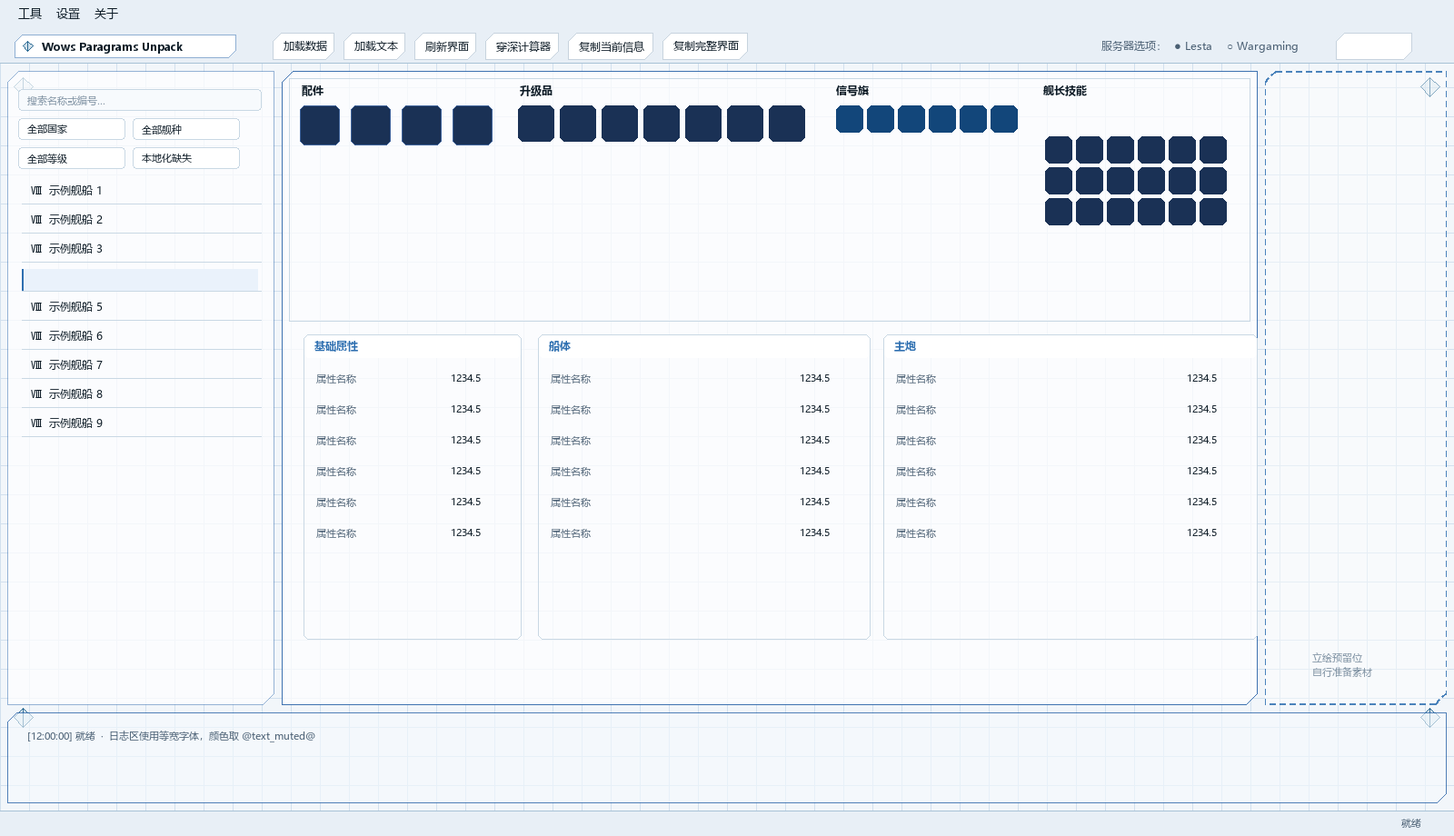
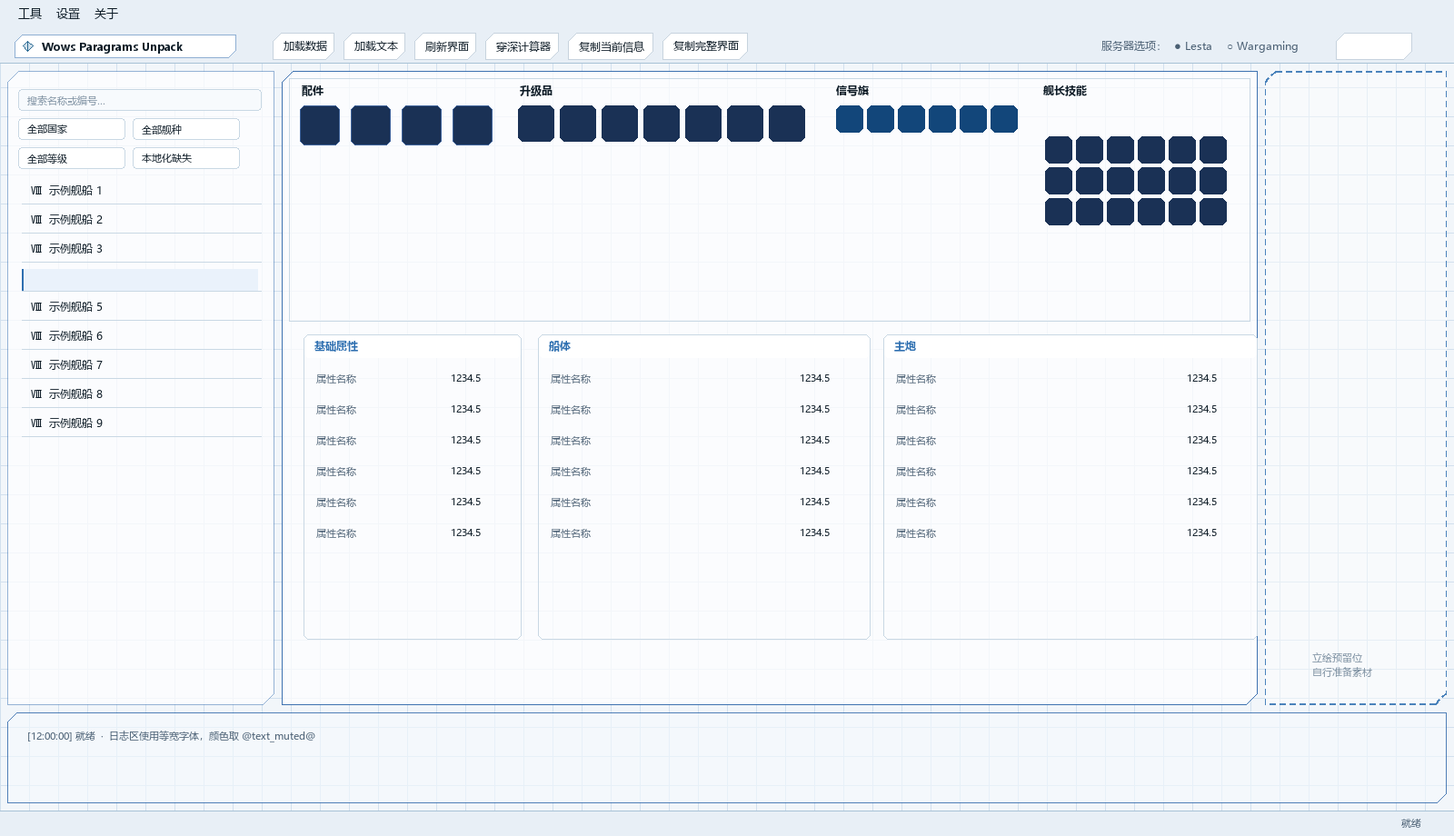
Layered file, before and after one edit (1454×836). Changes by layer:
removed layer "bg / corner-crystal 4 @crystal@" from group "01 background" over [1420, 707, 1441, 728]
removed layer "bg / corner-crystal 3 @crystal@" from group "01 background" over [13, 707, 34, 728]
removed layer "bg / corner-crystal 2 @crystal@" from group "01 background" over [1420, 77, 1441, 98]
removed layer "bg / corner-crystal 1 @crystal@" from group "01 background" over [13, 77, 34, 92]
